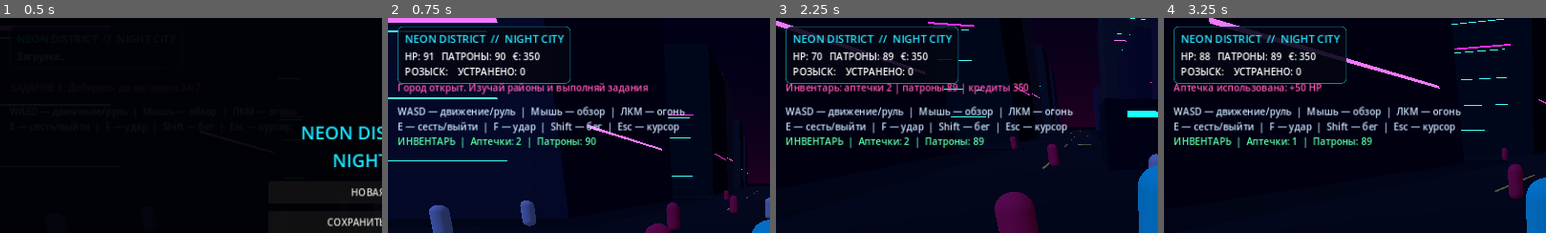
Above: before the commit, frames 1-4 (left to right).
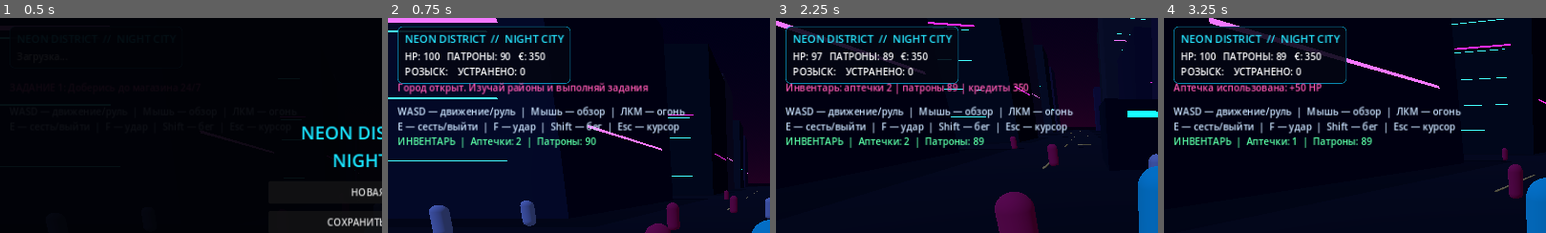
Above: after the commit, the same moments.

Repository: Samdi0/NeonDistrict3D
Game: Godot game, scene res://main.tscn
Two runs of this game, one before a commit and one after it. Both use one fixed random seed, a clock stepped at 60 frames per second and the inputs below.
Inputs (mouse positions are % of the whole screen's width and height, from its top left):
- Up to frame 1 (0.5 s): no input
- Up to frame 2 (0.75 s): click "НОВАЯ ИГРА" at 0.5 s
- Up to frame 3 (2.25 s): tap Enter at 1.25 s; move the mouse to (49, 52) at 1.27 s; hold W (move_forward) from 1.28 s (still down); tap E at 1.35 s; click (49, 52) at 1.42 s; tap Space (jump) at 1.52 s; move the mouse to (57, 51) at 2.02 s; tap I at 2.1 s
- Up to frame 4 (3.25 s): keep holding W (move_forward); tap Space (jump) at 2.27 s; move the mouse to (42, 49) at 2.77 s; tap H at 2.85 s
The pictures show only the part of the screen within x 0-50%, y 0-50%; the shares and areas given below are measured in that part.

Frame 1 is identical in both runs. In frame 2, 0.9% of the frame differs, in the area x 9-42%, y 16-20%; in frame 3, less than 0.1%; in frame 4, 0.8%.

Commit message:
Fix gameplay controls, nearby NPCs and building collisions

Diff:
--- a/scripts/npc.gd
+++ b/scripts/npc.gd
@@ -37,7 +37,7 @@
         var player := get_tree().get_first_node_in_group("player")
         if player and global_position.distance_to(player.global_position) < (28.0 if is_police else 16.0):
             wander_dir = (player.global_position - global_position).normalized()
-            if attack_timer <= 0.0:
+            if attack_timer <= 0.0 and global_position.distance_to(player.global_position) < 1.8:
                 player.set("health", max(0, int(player.get("health")) - (5 if is_police else 3)))
                 attack_timer = 1.0
     velocity.x = wander_dir.x * (2.8 if is_hostile else 1.5)
